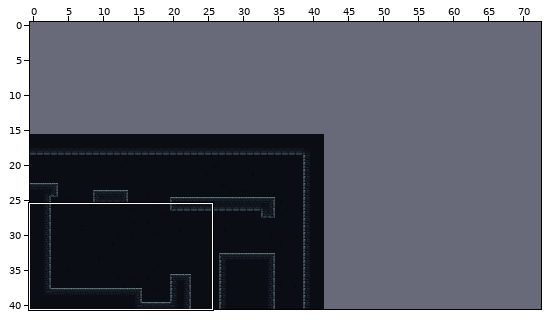
Tiled map (JSON) -- assets/levels/Tutorial_Level.json. The picture above shows the old version from afar; the outline marks the close-up.
Close-up. First the earlier version:
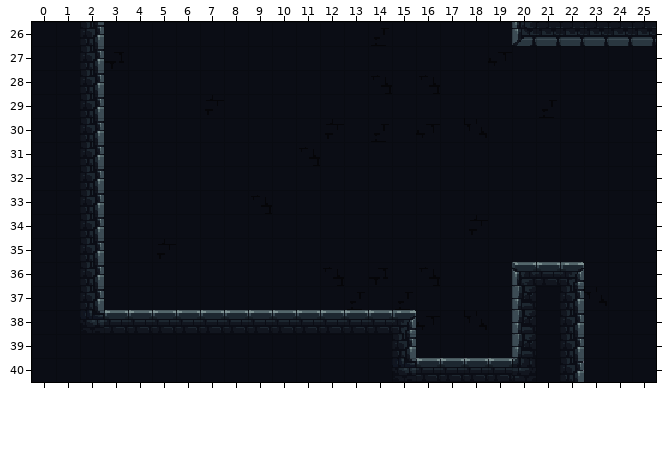
Cells are 16x16 px. Shown: x 0..25, y 26..40. The commit also changed other parts of the map, which this record leaves out. The old version is drawn lined up with the new one. Not drawn, because the pictures are missing: unchanged layer "Background_values".
After:
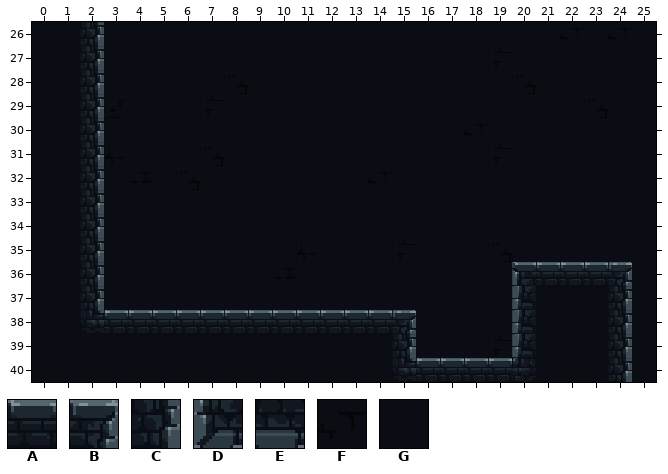
Key: from "StoneBrick": A 1, B 2, C 8, D 12, E 13, F 30, G 31.
_ is an empty cell.
Change:
map size 42x25 -> 73x41 cells (old content now starts at 0,16; both pictures use the new coordinates)
Layer "Background":
The author changed tile G to tile F in row 26 at x 22 and 24.
Layer "Platform":
The author changed tile B to tile A in row 36 at x 22.
Tile A now appears in row 36 at x 23.
Tile B now appears in row 36 at x 24.
Tile C now appears in rows 37 to 40 at x 24.
The author changed tile C to tile G in rows 37 to 40 at x 22.
The author cleared tile D in row 26 at x 20.
The author cleared tile E in row 26 at x 21 to 25.
Changed places in both close-ups, as pixel boxes (x1, y1, x2, y2):
changed: (512, 22, 656, 46)
changed: (560, 262, 632, 382)
